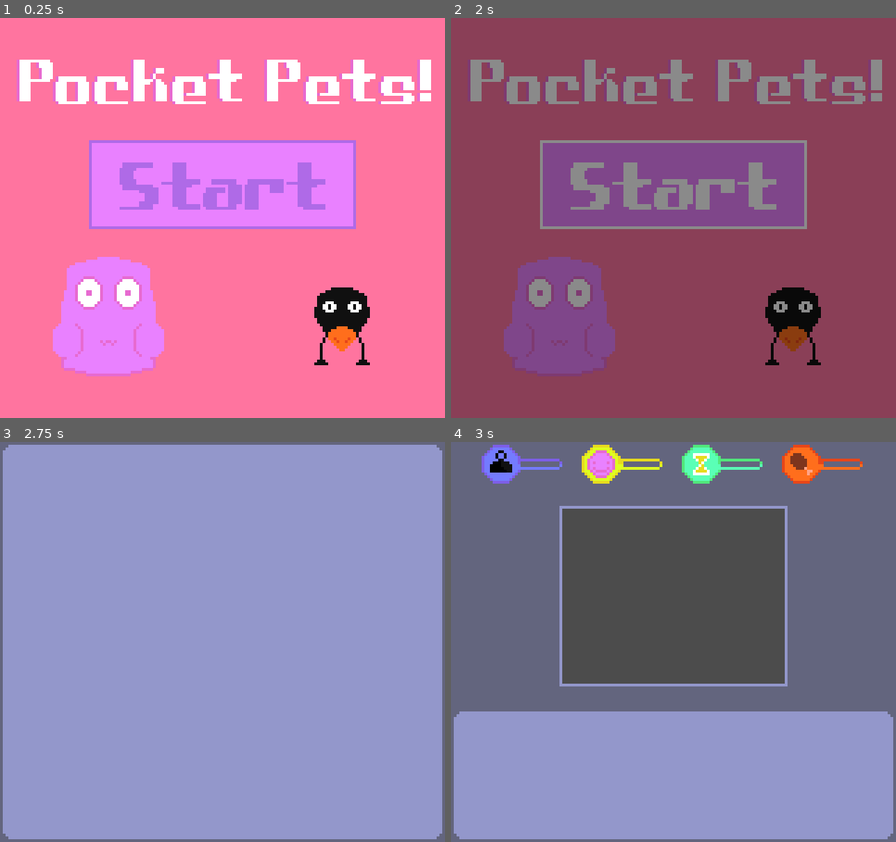
Above: before the commit, frames 1-4 (two rows, left to right).
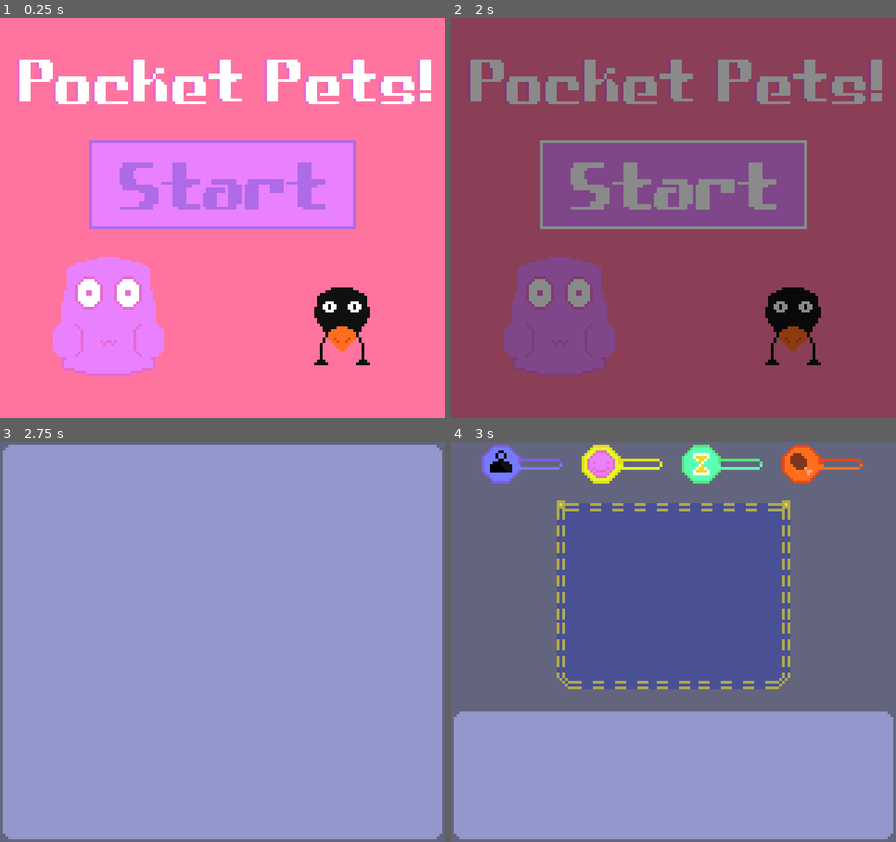
Above: after the commit, the same moments.

Repository: RustyMonky/LudumDare42
Game: Godot game, scene res://scenes/title.tscn
Two runs of this game, one before a commit and one after it. Both use one fixed random seed, a clock stepped at 60 frames per second and the inputs below.
Inputs (mouse positions are in pixels of both pictures, inside the frame that each line leads up to):
- Up to frame 1 (0.25 s): no input
- Up to frame 2 (2 s): click (673, 186) at 0.5 s; click (673, 186) at 1.25 s
- Up to frame 3 (2.75 s): click (222, 610) at 2 s
- Up to frame 4 (3 s): tap Enter (ui_accept) at 2.75 s; hold Space (ui_select) from 2.78 s (still down)

Frames 1-3 are identical in both runs. In frame 4, 24% of the frame differs, in the area x 23-77%, y 14-62%.
Error before the commit: Invalid get index 'PROMPT' (on base: 'Node (gameState.gd)'). (res://scenes/main.gd:23)
Error after the commit: Invalid get index 'PROMPT' (on base: 'Node (gameState.gd)'). (res://scenes/main.gd:25)

Commit message:
Updates background to look like pocket, updates progress bar steps

Diff:
--- a/scenes/info.tscn
+++ b/scenes/info.tscn
@@ -4,7 +4,7 @@
 [ext_resource path="res://assets/sprites/ui/textbox.png" type="Texture" id=2]
 [ext_resource path="res://assets/fonts/results.tres" type="DynamicFont" id=3]
 
-[node name="info" type="Node" index="0"]
+[node name="info" type="Node"]
 
 script = ExtResource( 1 )
 
--- a/scenes/main.gd
+++ b/scenes/main.gd
@@ -2,6 +2,7 @@
 
 var actionsMenu
 var ageProgress
+var background
 var click
 var happyProgress
 var hungerProgress
@@ -19,6 +20,7 @@
 func _ready():
 	actionsMenu = $actionsMenu/actions
 	ageProgress = $ui/statusGrid/ageProgress
+	background = $background
 	click = $ui/textbox/nextButton/click
 	gameState.currentState = gameState.PROMPT
 	happyProgress = $ui/statusGrid/happyProgress
@@ -32,7 +34,7 @@
 
 	pet.set_pet()
 	petSprite = load("res://scenes/pets/" + pet.currentPet + ".tscn").instance()
-	self.add_child(petSprite)
+	background.add_child(petSprite)
 
 	prepare_text_queue(["The creature is newly born.", "What do you do?"], 0)
 
--- a/scenes/main.tscn
+++ b/scenes/main.tscn
@@ -18,13 +18,12 @@
 [ext_resource path="res://assets/sprites/ui/bars/hungerProgress.png" type="Texture" id=16]
 [ext_resource path="res://assets/sounds/music/game.wav" type="AudioStream" id=17]
 
-[node name="root" type="Node"]
+[node name="root" type="Node" index="0"]
 
 script = ExtResource( 1 )
 
 [node name="background" type="CanvasLayer" parent="." index="0"]
 
-editor/display_folded = true
 layer = 0
 offset = Vector2( 0, 0 )
 rotation = 0.0
@@ -201,11 +200,11 @@
 size_flags_vertical = 1
 min_value = 0.0
 max_value = 5.0
-step = 1.0
+step = 0.01
 page = 0.0
 value = 0.0
 exp_edit = false
-rounded = true
+rounded = false
 texture_under = null
 texture_over = ExtResource( 9 )
 texture_progress = ExtResource( 10 )
@@ -232,11 +231,11 @@
 size_flags_vertical = 1
 min_value = 0.0
 max_value = 10.0
-step = 1.0
+step = 0.01
 page = 0.0
 value = 5.0
 exp_edit = false
-rounded = true
+rounded = false
 texture_under = null
 texture_over = ExtResource( 11 )
 texture_progress = ExtResource( 12 )
@@ -263,11 +262,11 @@
 size_flags_vertical = 1
 min_value = 0.0
 max_value = 10.0
-step = 1.0
+step = 0.01
 page = 0.0
 value = 0.0
 exp_edit = false
-rounded = true
+rounded = false
 texture_under = null
 texture_over = ExtResource( 13 )
 texture_progress = ExtResource( 14 )
@@ -294,11 +293,11 @@
 size_flags_vertical = 1
 min_value = 0.0
 max_value = 10.0
-step = 1.0
+step = 0.01
 page = 0.0
 value = 5.0
 exp_edit = false
-rounded = true
+rounded = false
 texture_under = null
 texture_over = ExtResource( 15 )
 texture_progress = ExtResource( 16 )
Binary file changed: assets/sprites/ui/background.png
